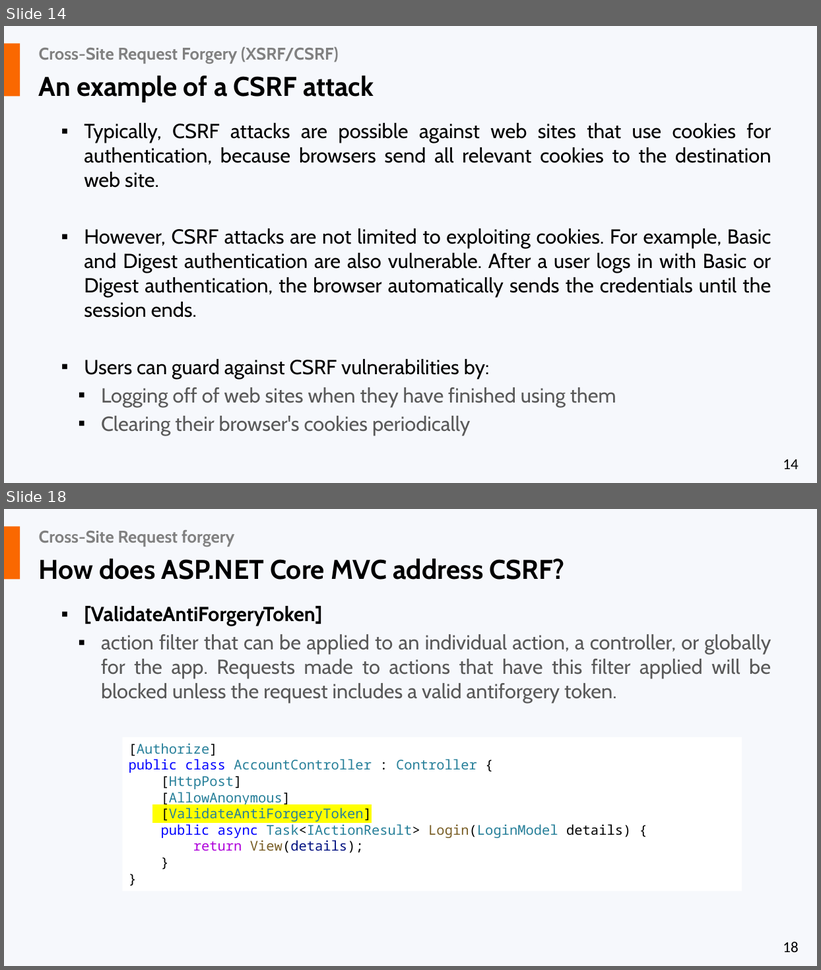
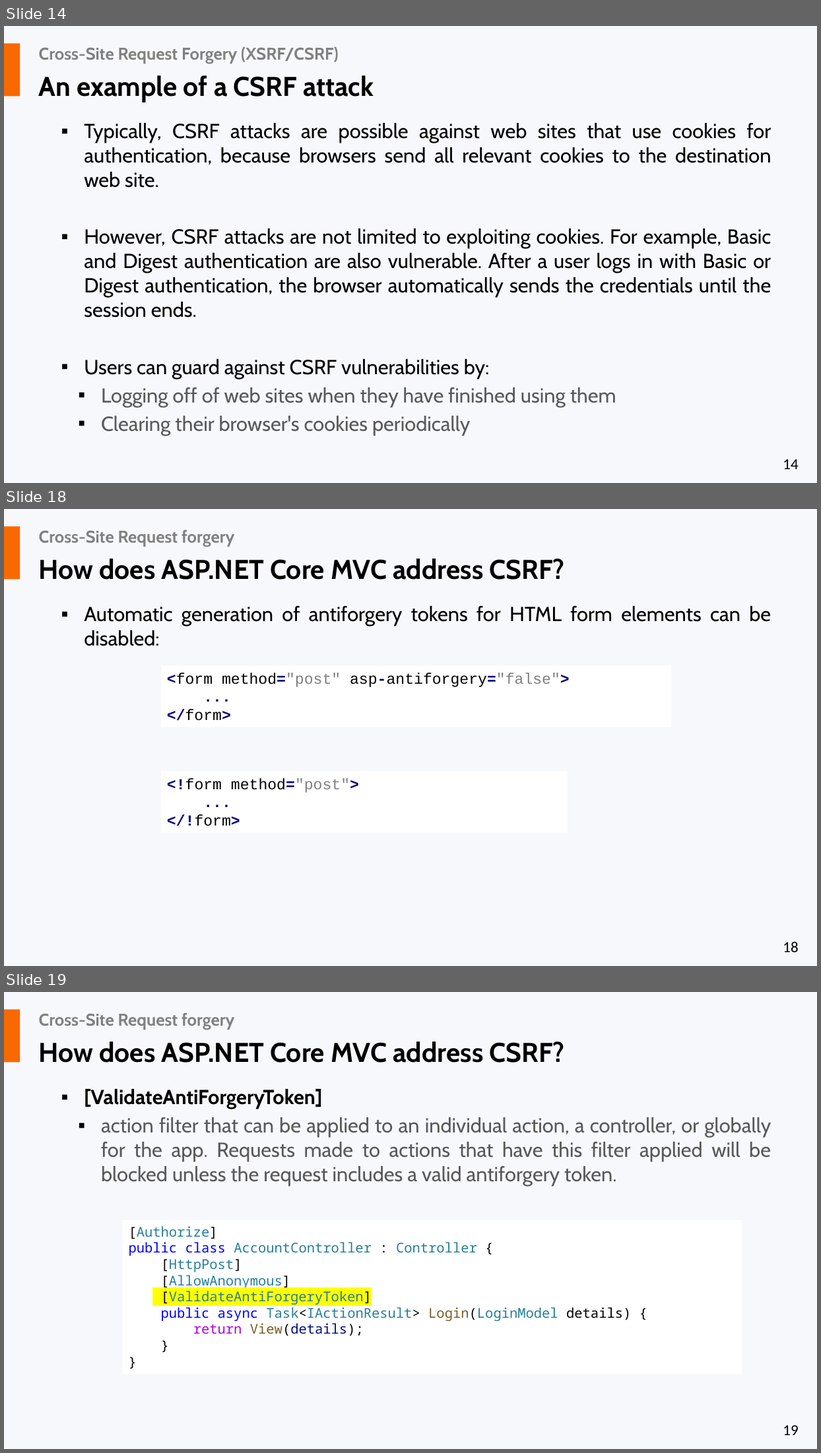
Before and after one commit to liviucotfas/ase-web-and-cloud-applications-security, a slide deck: Presentation ASPNET MVC Core - Part III.pptx. Shown one above the other, each under a label of ours: slides 14 and 18 before the commit, slides 14, 18 and 19 after it; the slides between them are not shown. The pictures are 821x970 and 821x1453 pixels, drawn with LibreOffice and Linux fonts; fonts in the diff are those of the drawing. Boxes give left, top, right and bottom in pixels: in the first picture for what was removed or moved away, otherwise in the second. Text is boxed around its words. In the diff, an @@ line names an element or a change of style, - is before the commit and + after.

```diff
--- a/Presentation ASPNET MVC Core - Part III.pptx
+++ b/Presentation ASPNET MVC Core - Part III.pptx
@@ slide 18 added at (4, 509, 817, 966), background #F6F8FC; not listed: 2 template elements that a slide beside it also shows @@
@@ title added at (39, 530, 234, 546), 20 pt, text #808080, bold @@
+Cross-Site Request forgery
@@ text added at (39, 559, 565, 580), 32 pt, text #000000, bold @@
+How does ASP.NET Core MVC address CSRF?
@@ text added at (84, 606, 771, 646), 24 pt, text #000000 @@
+▪ Automatic generation of antiforgery tokens for HTML form elements can be disabled:
@@ rectangle added at (161, 666, 671, 727), fill #FFFFFF, 18 pt, text #000000 @@
+<form method="post" asp-antiforgery="false">
+...
+</form>
@@ rectangle added at (161, 771, 568, 833), fill #FFFFFF, 18 pt, text #000000 @@
+<!form method="post">
+...
+</!form>
@@ what was slide 18 is now slide 19 @@
@@ page number at (783, 1426, 798, 1436): text changed @@
-18
+19
```
Also in this commit, not shown: 6 slides changed.
